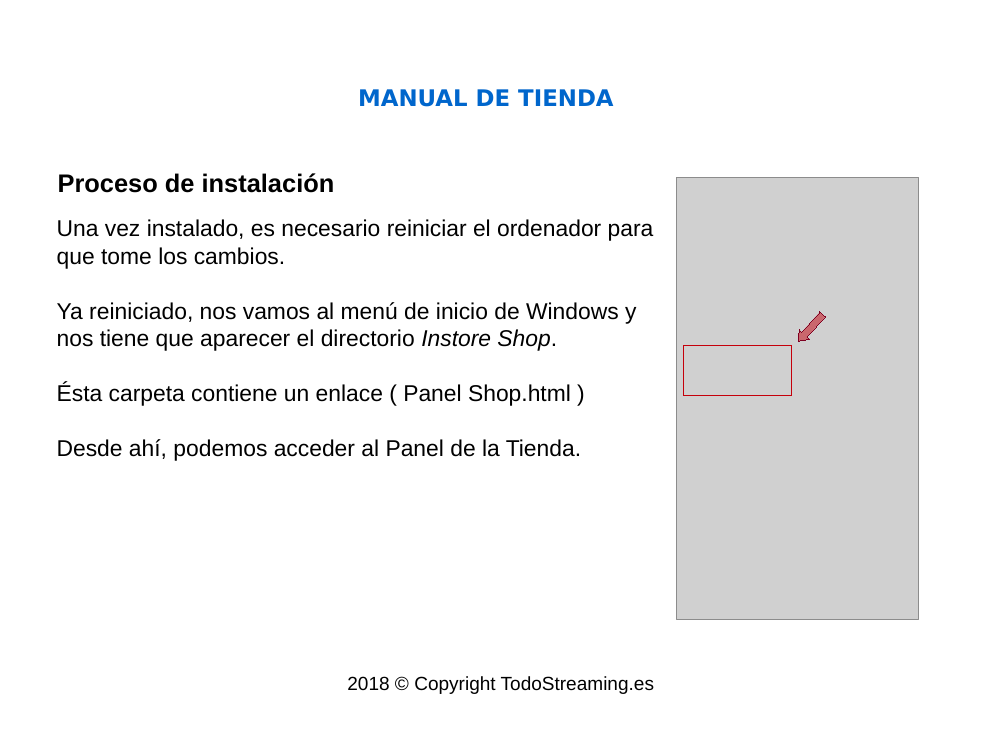
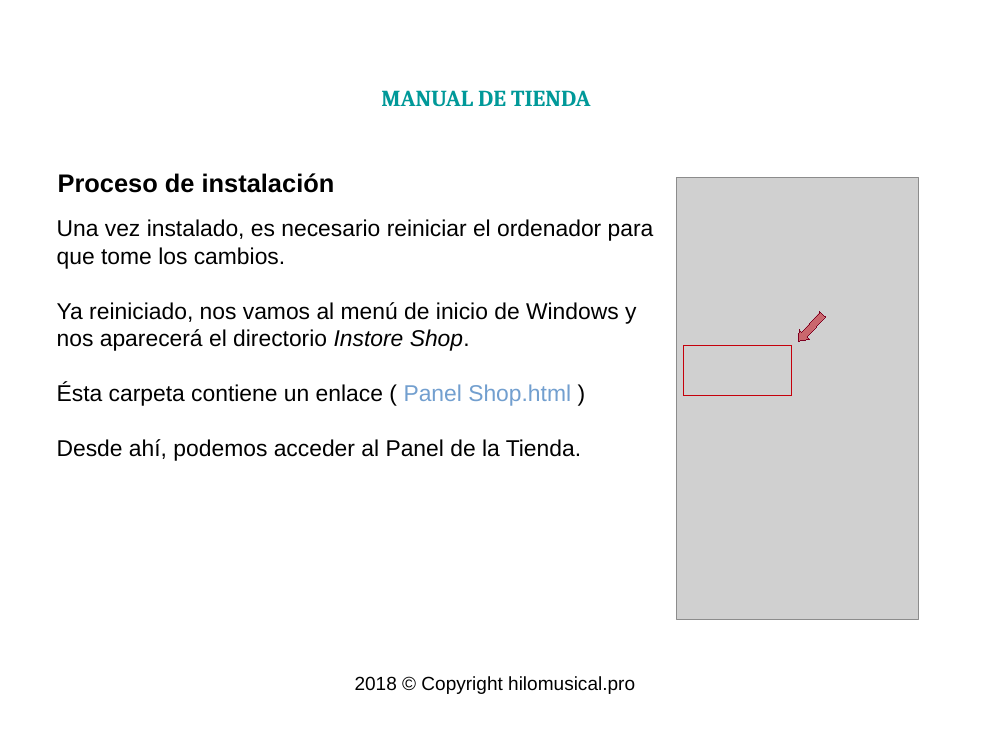
Before and after one commit to isaacml/instore, a slide deck: slide 3 of docs/Manual Tienda.odp. Drawn at 1008x756 pixels with LibreOffice and Linux fonts; fonts in the diff are those of the drawing; grey boxes stand for pictures; background and template pictures are left out. Boxes give left, top, right and bottom in pixels: in the first picture for what was removed or moved away, otherwise in the second. Text is boxed around its words. In the diff, an @@ line names an element or a change of style, - is before the commit and + after.

Commit message:
Editando los Manuales

```diff
--- a/docs/Manual Tienda.odp
+++ b/docs/Manual Tienda.odp
@@ title "MANUAL DE TIENDA" at (x1=381, y1=90, x2=590, y2=106): font DejaVu Sans to Cambria, text colour #0066CC to #009999 @@
@@ subtitle at (x1=57, y1=302, x2=636, y2=351): text changed @@
-Ya reiniciado, nos vamos al menú de inicio de Windows y nos tiene que aparecer el directorio Instore Shop.
+Ya reiniciado, nos vamos al menú de inicio de Windows y nos aparecerá el directorio Instore Shop.
@@ subtitle at (x1=57, y1=383, x2=571, y2=406): text colour #000000 to #729FCF in "Panel Shop.html" @@
@@ text at (x1=355, y1=676, x2=635, y2=694): text changed @@
-2018 © Copyright TodoStreaming.es
+2018 © Copyright hilomusical.pro
```
Also in this commit, not shown: 14 other slides changed, 2 slides added, 4 other files.
